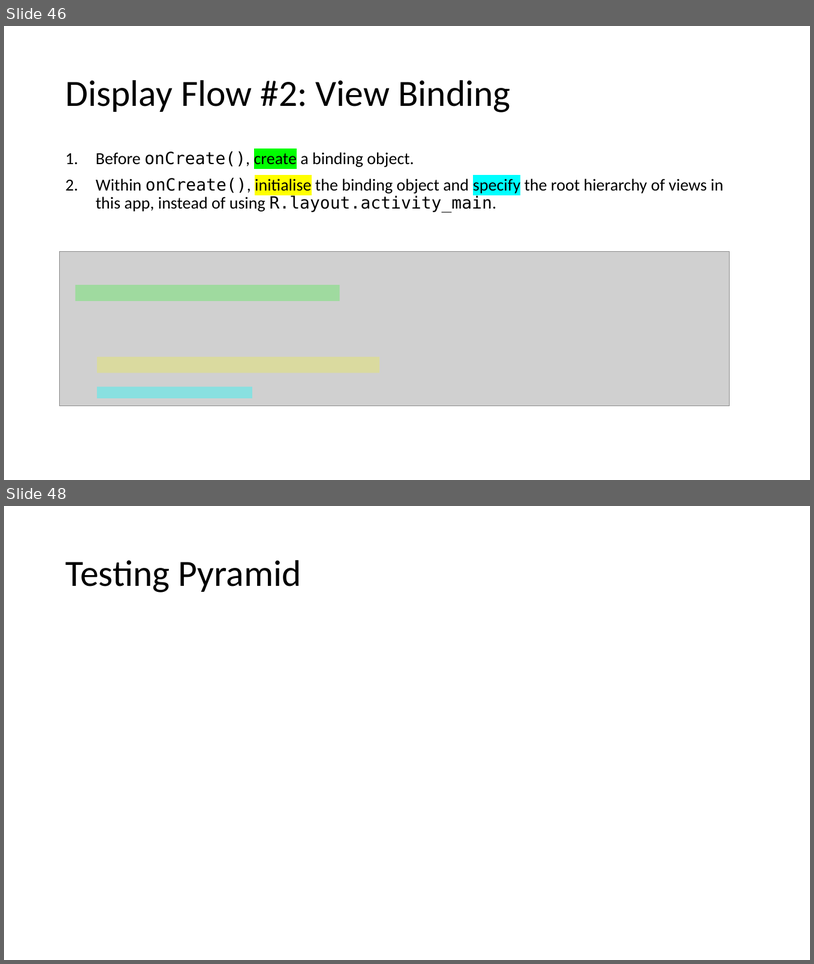
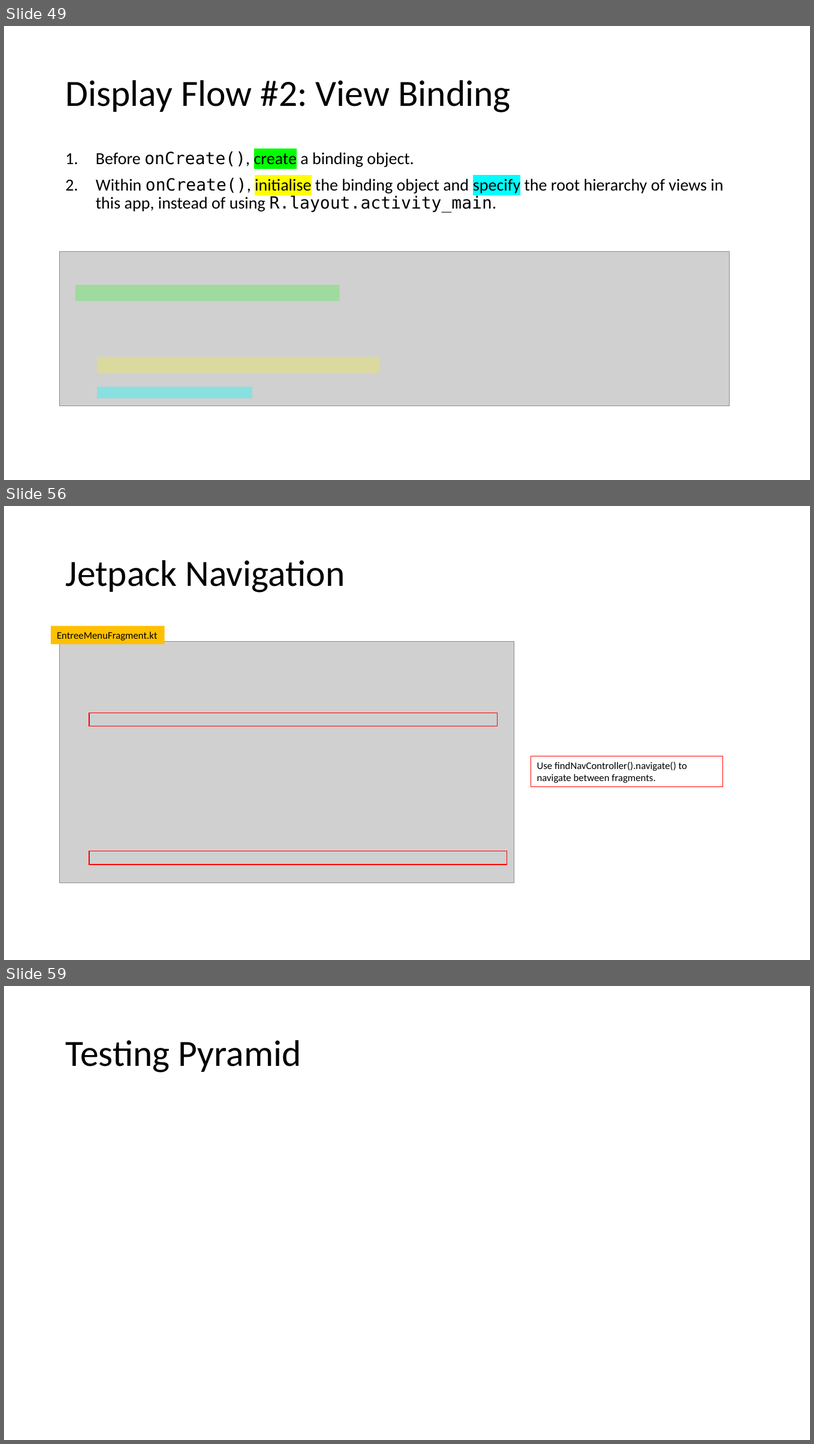
Before and after one commit to joellecorliss/Associate-Android-Developer, a slide deck: Android Basics in Kotlin.pptx. Shown one above the other, each under a label of ours: slides 46 and 48 before the commit, slides 49, 56 and 59 after it; the slides between them are not shown. The pictures are 814x964 and 814x1444 pixels, drawn with LibreOffice and Linux fonts; fonts in the diff are those of the drawing; grey boxes stand for pictures. Boxes give left, top, right and bottom in pixels: in the first picture for what was removed or moved away, otherwise in the second. Text is boxed around its words. In the diff, an @@ line names an element or a change of style, - is before the commit and + after.

```diff
--- a/Android Basics in Kotlin.pptx
+++ b/Android Basics in Kotlin.pptx
@@ slide 56 added at <box>4,506,810,960</box>, background #FFFFFF @@
@@ title added at <box>65,560,345,592</box>, 44 pt, text #000000 @@
+Jetpack Navigation
@@ rectangle added at <box>51,626,164,644</box>, fill #FFC000, 12 pt, text #000000 @@
+EntreeMenuFragment.kt
@@ picture added at <box>60,642,515,882</box> @@
@@ rectangle added at <box>89,713,498,726</box>, outline #FF0000 1 pt @@
@@ rectangle added at <box>531,756,723,786</box>, outline #FF0000 0.75 pt, 12 pt, text #000000 @@
+Use findNavController().navigate() to navigate between fragments.
@@ rectangle added at <box>89,851,507,864</box>, outline #FF0000 1 pt @@
@@ what was slide 46 is now slide 49 @@
@@ what was slide 48 is now slide 59 @@
```
Also in this commit, not shown: 5 slides changed, 13 other slides added, 5 other files.
